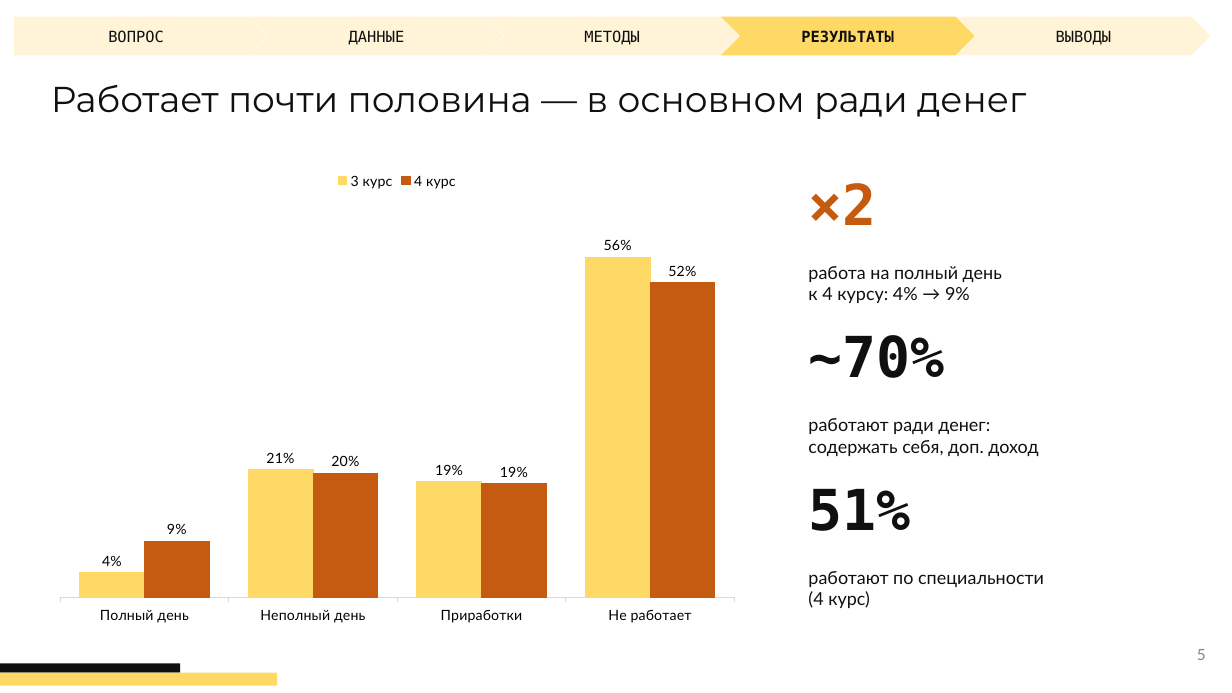
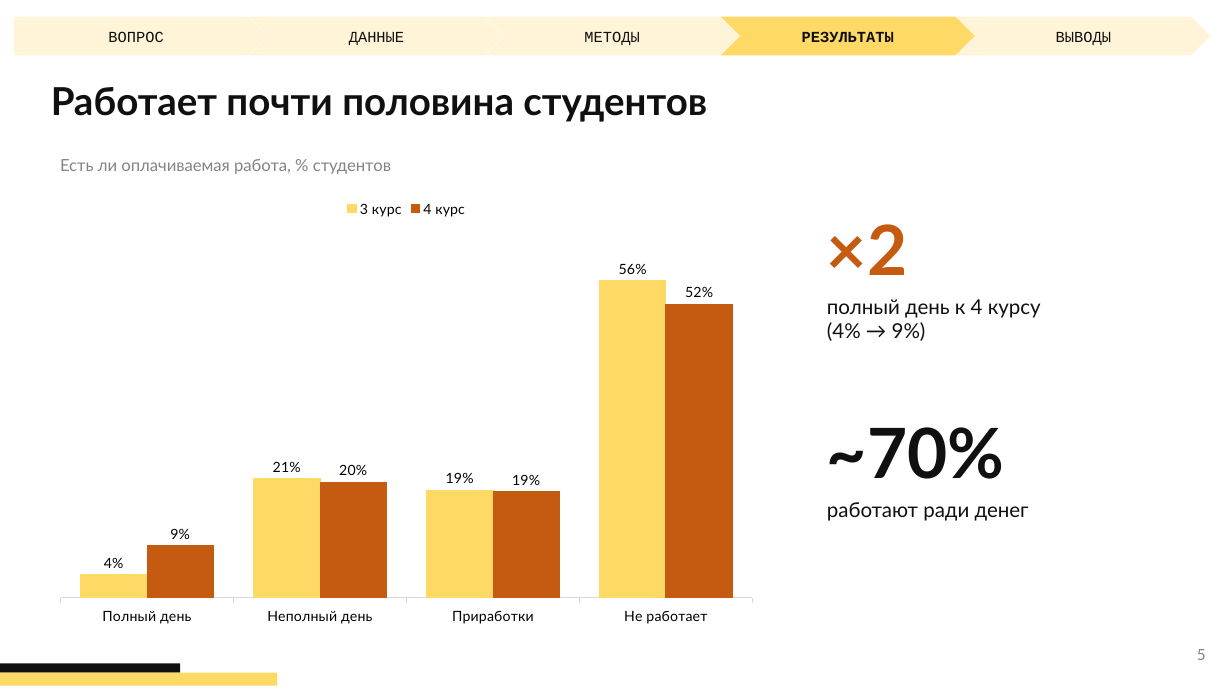
Before and after one commit to petushok08/Higher-Education-Research-Hackathon-2026, a slide deck: slide 5 of docs/Учёба_и_работа_презентация.pptx. Drawn at 1232x693 pixels with LibreOffice and Linux fonts; fonts in the diff are those of the drawing. Boxes give left, top, right and bottom in pixels: in the first picture for what was removed or moved away, otherwise in the second. Text is boxed around its words. In the diff, an @@ line names an element or a change of style, - is before the commit and + after.

Commit message:
Проверка гипотез, регрессия и итоговые выводы
- 7 гипотез: Манн–Уитни, хи-квадрат с V Крамера, Уилкоксон, поправка Бонферрони
- логистическая регрессия с контролем характеристик студента
- итоговый вывод, рекомендации и ограничения
- презентация: 10 слайдов
- README: результаты проекта

```diff
--- a/docs/Учёба_и_работа_презентация.pptx
+++ b/docs/Учёба_и_работа_презентация.pptx
@@ font DejaVu Sans Mono to Courier New in 5 elements at (14,17,268,55), (250,17,504,55), (485,17,739,55), (721,17,975,55), (957,17,1211,55) @@
@@ text at (51,87,707,122): text changed; size 28 to 30 pt; font Montserrat to Lato; bold on @@
-Работает почти половина — в основном ради денег
+Работает почти половина студентов
@@ text added at (60,159,391,174), 13 pt, text #848484 @@
+Есть ли оплачиваемая работа, % студентов
@@ column chart: place and size @@
-column chart at (46,162,749,633)
+column chart at (46,189,767,633)
@@ text "×2": place and size @@
-text "×2" at (808,183,876,225)
+text "×2" at (827,224,907,275)
@@ text "×2" at (827,224,907,275): size 44 to 54 pt, font DejaVu Sans Mono to Lato @@
@@ text at (827,299,1041,341): text changed; size 14 to 16 pt @@
-работа на полный день
-к 4 курсу: 4% → 9%
+полный день к 4 курсу
+(4% → 9%)
@@ text removed at (808,418,1038,456) @@
-работают ради денег:
-содержать себя, доп. доход
@@ text "~70%" at (827,427,1004,479): size 44 to 54 pt, font DejaVu Sans Mono to Lato @@
@@ text "~70%": place and size @@
-text "~70%" at (808,335,944,378)
+text "~70%" at (827,427,1004,479)
@@ text at (827,502,1029,521): text changed; size 44 to 16 pt; font DejaVu Sans Mono to Lato; bold off @@
-51%
+работают ради денег
@@ text removed at (808,571,1044,608) @@
-работают по специальности
-(4 курс)
```
Also in this commit, not shown: 5 other slides changed, 4 slides added, 2 other files.
